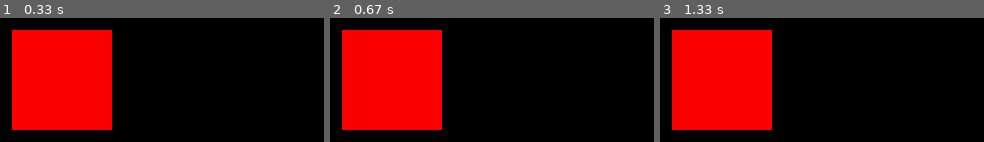
Above: before the commit, frames 1-3 (left to right).
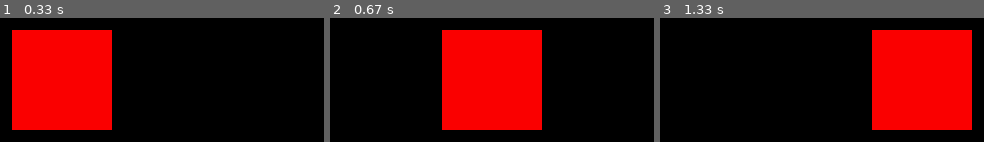
Above: after the commit, the same moments.

Repository: sheddyranking/Cube_pygame
Game: pygame game, started from pygame_lesson1.py
Two runs of this game, one before a commit and one after it. Both use one fixed random seed, a clock stepped at 60 frames per second and the inputs below.
Inputs:
- Up to frame 1 (0.33 s): no input
- Up to frame 2 (0.67 s): hold Right from 0.33 s (still down)
- Up to frame 3 (1.33 s): release Right at 0.8 s; hold Right 0.83-1.3 s

Frame 1 is identical in both runs. In frame 2, 50% of the frame differs, in the area x 3-66%, y 9-91%; in frame 3, 50%.

Commit message:
the rect box moves left and rigt

Diff:
--- a/pygame_lesson1.py
+++ b/pygame_lesson1.py
@@ -28,11 +28,13 @@
             x = player_pos[0]
             y = player_pos[1]
 
-            if event.type == pygame.K_LEFT:
-                x -= 5
-            elif event.type == pygame.K_RIGHT:
-                x += 5
-            player_pos = [x, y] #updating the new position
+            if event.key == pygame.K_LEFT:
+                x -= player_size
+            elif event.key == pygame.K_RIGHT:
+                x += player_size
+            player_pos = [x,y] #updating the new position
+
+    screen.fill((0,0,0)) #its fills the sides black
 
     #drawing the rect shape.
     pygame.draw.rect(screen, RED, (player_pos[0], player_pos[1], player_size, player_size))
